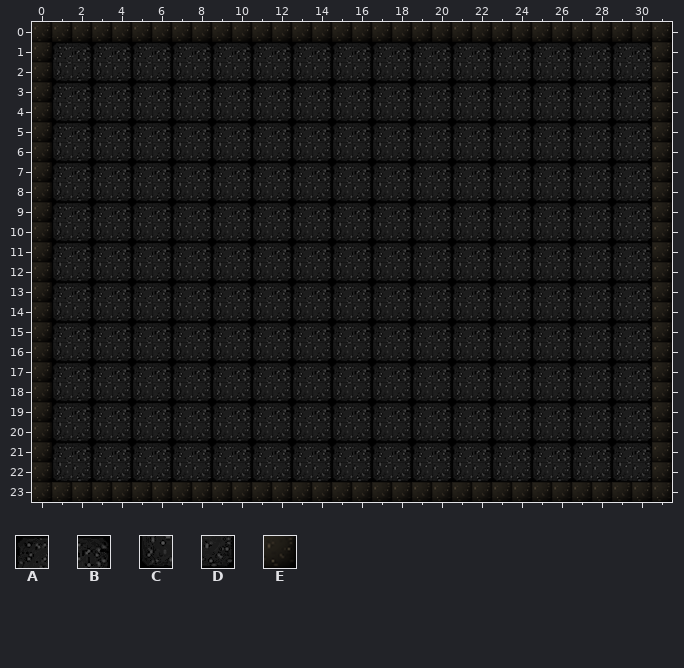
Two states of a Tiled map, Tile/map.tmx. The picture above is the old version.
Cells are 32x32 px. Shown: x 0..31, y 0..23.
Key: from "dirt": A 0, B 1, C 2, D 3; from "wall": E 3.
_ is an empty cell.
Layer "Tile Layer 1" before, first column x 0:
 0 EEEEEEEEEEEEEEEEEEEEEEEEEEEEEEEE
 1 EABABABABABABABABABABABABABABABE
 2 ECDCDCDCDCDCDCDCDCDCDCDCDCDCDCDE
 3 EABABABABABABABABABABABABABABABE
 4 ECDCDCDCDCDCDCDCDCDCDCDCDCDCDCDE
 5 EABABABABABABABABABABABABABABABE
 6 ECDCDCDCDCDCDCDCDCDCDCDCDCDCDCDE
 7 EABABABABABABABABABABABABABABABE
 8 ECDCDCDCDCDCDCDCDCDCDCDCDCDCDCDE
 9 EABABABABABABABABABABABABABABABE
10 ECDCDCDCDCDCDCDCDCDCDCDCDCDCDCDE
11 EABABABABABABABABABABABABABABABE
12 ECDCDCDCDCDCDCDCDCDCDCDCDCDCDCDE
13 EABABABABABABABABABABABABABABABE
14 ECDCDCDCDCDCDCDCDCDCDCDCDCDCDCDE
15 EABABABABABABABABABABABABABABABE
16 ECDCDCDCDCDCDCDCDCDCDCDCDCDCDCDE
17 EABABABABABABABABABABABABABABABE
18 ECDCDCDCDCDCDCDCDCDCDCDCDCDCDCDE
19 EABABABABABABABABABABABABABABABE
20 ECDCDCDCDCDCDCDCDCDCDCDCDCDCDCDE
21 EABABABABABABABABABABABABABABABE
22 ECDCDCDCDCDCDCDCDCDCDCDCDCDCDCDE
23 EEEEEEEEEEEEEEEEEEEEEEEEEEEEEEEE
The result:
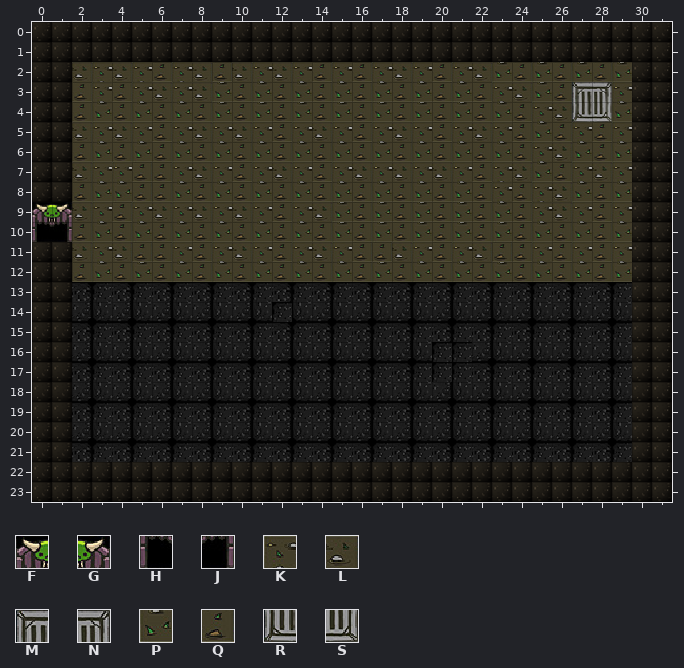
Further tiles: from "tile_map": F 76, G 77, H 106, J 107, K 190, L 191, M 194, N 195, P 220, Q 221, R 224, S 225.
Diff:
Changed rows in their new state; . is an unchanged cell.
Layer "Tile Layer 1":
first column x 0:
 1 .EEEEEEEEEEEEEEEEEEEEEEEEEEEEEE
 2 .ELKLKQKLQLKLKQKQKLKQKLPQPQPQPE
 3 .EQKQKLKLPQPQPQPQPQPQPQKLPQMNKE
 4 .EQPQPQPQPQPQPQPQPQPQPQPQKLRSPE
 5 .ELKLKQKLKLKQKLKQKLKQKLKQPQKQKE
 6 .EQPQPQPQPQPQPQPQPQPQPQPQKLPQPE
 7 .ELKKQQKLKQKLKQKLKLKLKQKLPQKLKE
 8 .EQPPQQPQPQPQPQPQPQPQPQKQKLPQPE
 9 FGLKQKLKLKLKQKLPQPQPQPQPQKLKQKE
10 HJQPQPQPQPQPQPQPQPQPQPQPQPQPQPE
11 .ELKLQQKQKLKQKLKQQLKQKLQQKQKQKE
12 .EQPQPQPQPQPQPQPQPQPQPQPQPQPQPE
13 .E............................E
14 .E..........A.................E
15 .E............................E
16 .E..................AA........E
17 .E..................A.........E
18 .E............................E
19 .E............................E
20 .E............................E
21 .E............................E
22 .EEEEEEEEEEEEEEEEEEEEEEEEEEEEEE
Pixel boxes of the changes (left, top, right, bottom) in both pictures:
changed: (32, 42, 652, 482)
